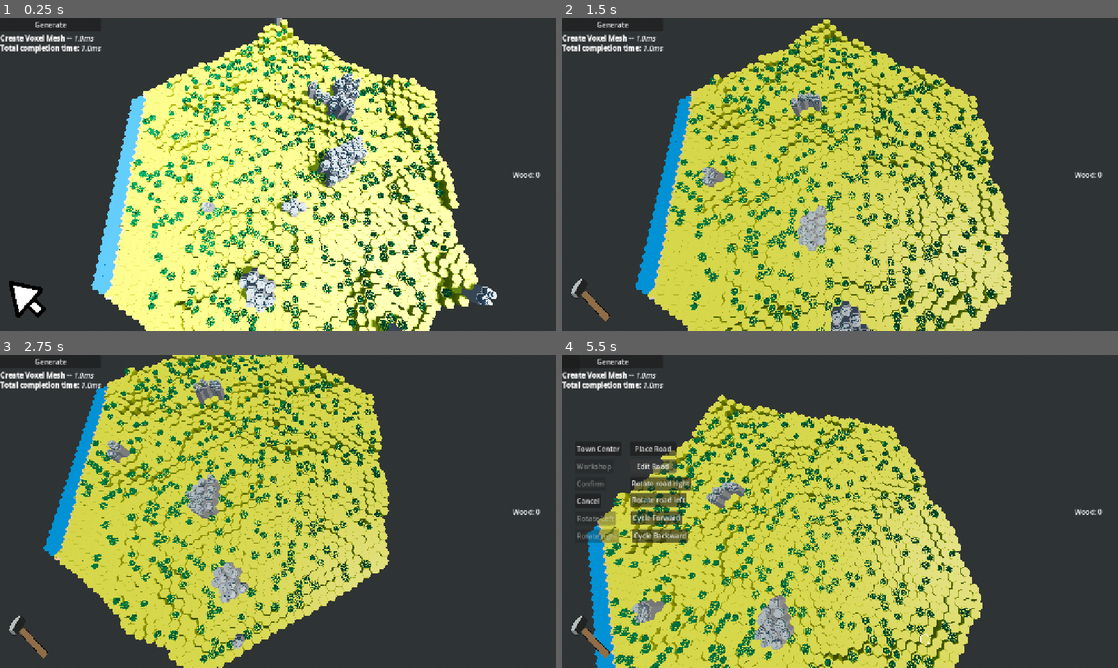
Above: before the commit, frames 1-4 (two rows, left to right).
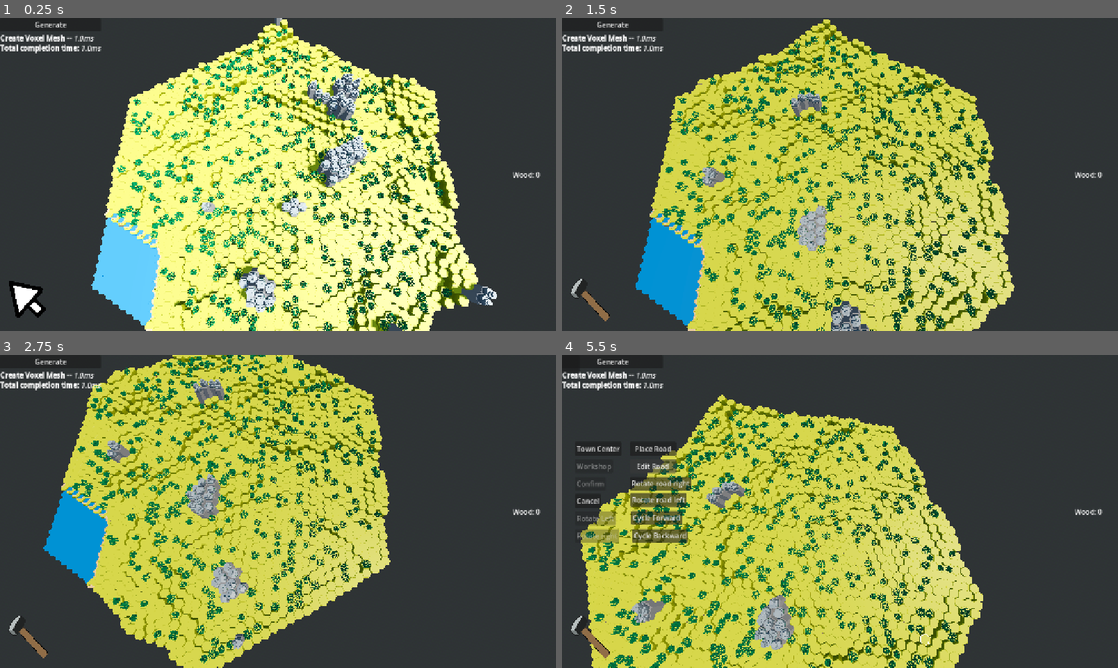
Above: after the commit, the same moments.

Repository: forzinkahd/HexaKingdomGameRepo
Game: Godot game, scene res://Scenes/GameScene.tscn
Two runs of this game, one before a commit and one after it. Both use one fixed random seed, a clock stepped at 60 frames per second and the inputs below.
Inputs (mouse positions are in pixels of both pictures, inside the frame that each line leads up to):
- Up to frame 1 (0.25 s): no input
- Up to frame 2 (1.5 s): click "Generate" at 0.5 s; tap Enter at 1.25 s; move the mouse to (962, 158) at 1.27 s; hold D (MoveRight) from 1.28 s (still down); tap 2 (Build) at 1.35 s; click (962, 158) at 1.42 s
- Up to frame 3 (2.75 s): move the mouse to (166, 527) at 2.02 s; release D (MoveRight) at 2.03 s; hold S (MoveBackwards) from 2.03 s (still down); tap Q (RotateCameraLeft) at 2.1 s
- Up to frame 4 (5.5 s): move the mouse to (895, 442) at 2.77 s; release S (MoveBackwards) at 2.78 s; hold D (MoveRight) 2.78-3.53 s; hold E (RotateCameraRight) 2.78-3.53 s; move the mouse to (812, 574) at 3.52 s; hold W (MoveForward) 3.53-4.28 s; tap 1 (Select) at 3.6 s; click (812, 574) at 3.67 s; move the mouse to (1006, 558) at 4.27 s; hold A (MoveLeft) from 4.28 s (still down); tap 2 (Build) at 4.35 s; move the mouse to (673, 464) at 5.02 s; tap Q (RotateCameraLeft) at 5.1 s

The runs differ from the first frame. In frame 1, 8.1% of the frame differs, in the area x 18-83%, y 7-100%; in frame 2, 6.6%; in frame 3, 5.1%; in frame 4, 4.6%.

Commit message:
Ocean in corner progress

Diff:
--- a/scripts/WorldGen/generation_settings.gd
+++ b/scripts/WorldGen/generation_settings.gd
@@ -52,7 +52,7 @@
 var forced_ocean_edge: String = "WEST"
 
 @export_range(1, 8, 1)
-var forced_ocean_edge_width: int = 2
+var forced_ocean_edge_width: int = 0
 
 @export_range(2, 16, 1)
 var coastal_plain_width: int = 4
--- a/scripts/WorldGen/grid_mapper.gd
+++ b/scripts/WorldGen/grid_mapper.gd
@@ -139,20 +139,21 @@
 	for v in voxels:
 		var dist: int = _hex_distance(v.grid_position_xz, corner_axial)
 
-		# Optional coastline wobble from terrain noise
-		var wobble: float = v.noise * settings.ocean_noise_strength
-		var d: float = float(dist) + wobble
-
-		# Fully ocean
+		# Use normalized-ish noise so the wobble is predictable.
+		var n := _normalized_tile_noise(v.noise)
+		var wobble := (n - 0.5) * 2.0 * settings.ocean_noise_strength
+		var d := float(dist) + wobble
+
+		# Full ocean core.
 		if d <= float(core_r):
-			v.height_units = settings.sea_level_units
+			_set_ocean(v)
 			continue
 
-		# Outside corner-ocean influence
+		# Outside corner-ocean influence.
 		if d >= float(core_r + fade_r):
 			continue
 
-		# In transition band: smoothly ramp from sea -> low plains
+		# Transition band: sea -> low plains.
 		var t := inverse_lerp(float(core_r), float(core_r + fade_r), d)
 		t = smoothstep(0.0, 1.0, t)
 
@@ -161,6 +162,14 @@
 		))
 
 		v.height_units = min(v.height_units, allowed_height)
+
+		# Important: if the transition still clamps to sea level, it is ocean too.
+		if v.height_units <= settings.sea_level_units:
+			_set_ocean(v)
+		else:
+			v.water = false
+			v.is_sea = false
+			v.water_kind = Voxel.WaterKind.NONE
 
 
 func _corner_anchor(corner: int) -> Vector2i:
